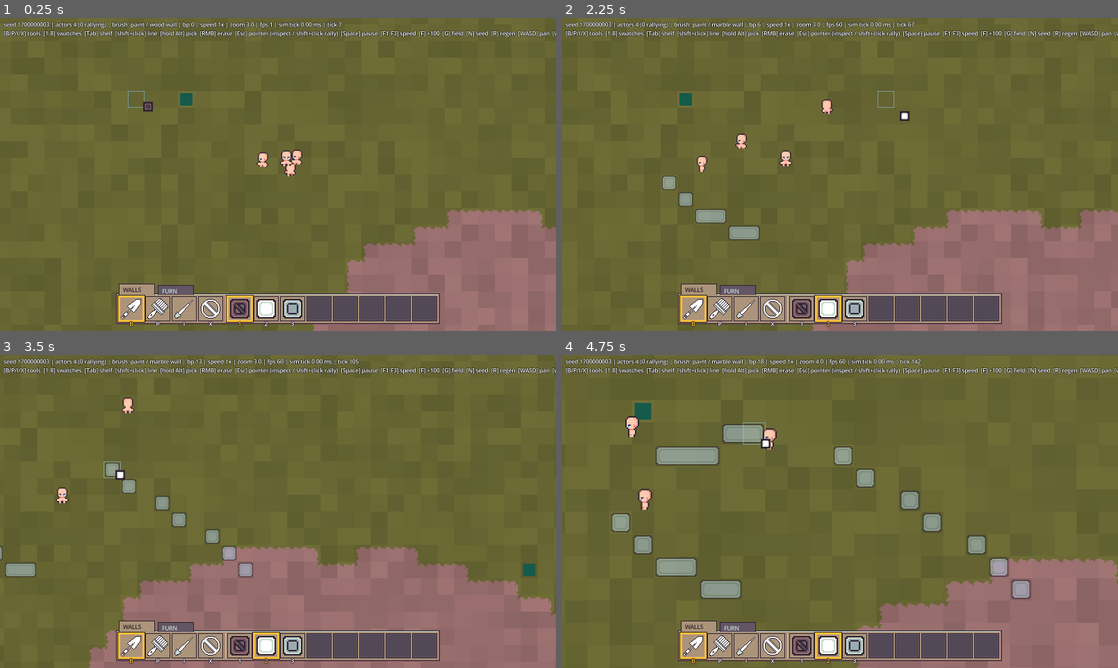
Above: before the commit, frames 1-4 (two rows, left to right).
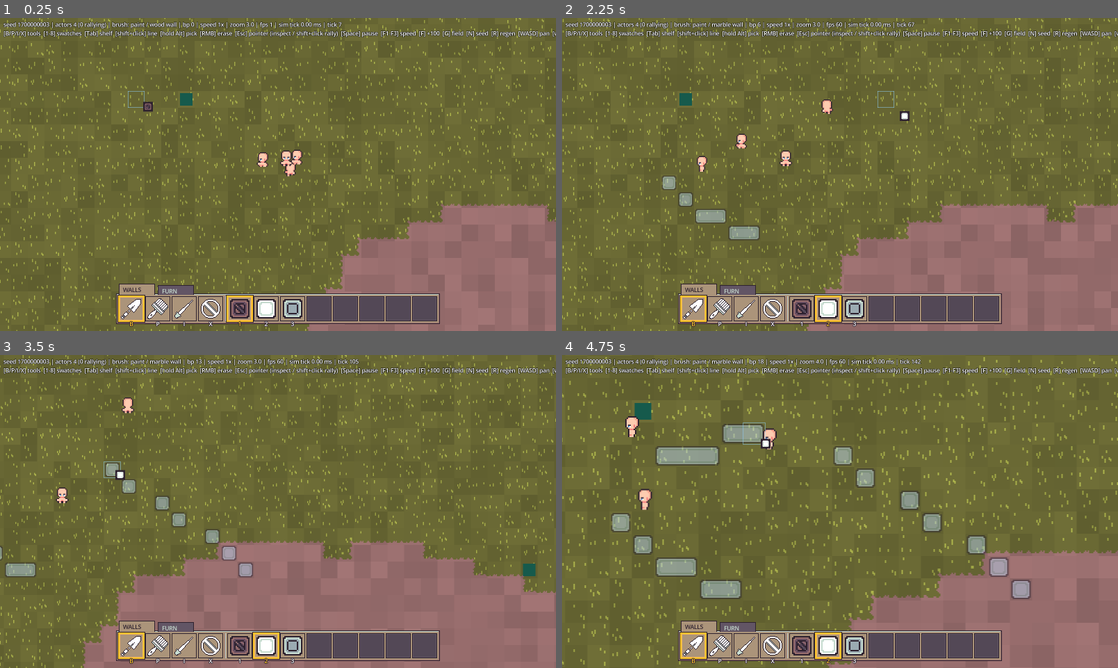
Above: after the commit, the same moments.

Repository: young-steveo/colony-sim
Game: Godot game, scene res://game/main.tscn
Two runs of this game, one before a commit and one after it. Both use one fixed random seed, a clock stepped at 60 frames per second and the inputs below.
Inputs (mouse positions are in pixels of both pictures, inside the frame that each line leads up to):
- Up to frame 1 (0.25 s): no input
- Up to frame 2 (2.25 s): drag from (840, 302) to (895, 105) at 0.52 s; drag from (728, 190) to (812, 237) at 1.27 s; move the mouse to (895, 105) at 2.02 s; hold D (pan_right) from 2.03 s (still down); hold B (tool_paint) from 2.03 s (still down)
- Up to frame 3 (3.5 s): release D (pan_right) at 2.75 s; release B (tool_paint) at 2.75 s; drag from (250, 574) to (111, 464) at 2.77 s
- Up to frame 4 (4.75 s): move the mouse to (1006, 558) at 3.52 s; hold A (pan_left) 3.53-4.25 s; hold Mouse wheel up (zoom_in) 3.53-4.25 s; drag from (673, 464) to (756, 433) at 4.27 s

The runs differ from the first frame. In frame 1, 5.1% of the frame differs, in the area x 0-100%, y 0-100%; in frame 2, 5.2%; in frame 3, 5.8%; in frame 4, 5.8%.

Commit message:
Six terrain sheets derived from the dirt donor; grass surface pass live
Stephen's dirt.png (silhouette, scallops, seam discipline) recolored and
re-textured per material via tools/gen_terrain_sheets.gd: stone (cracks),
grass (blade ticks), fertile dirt (dark clumps), rocky dirt (stone-ramp
pebbles), sand (rare ripples), mud (pools + wet glints). Starting points
for hand refinement, deterministic and cell-local.

Renderer grows the surface overlay pass: substrates autotile against
substrates (dirt runs continuously under grass), sheeted surfaces draw
on top, grass fringe reveals real dirt art. Stone + grass wired in
terrain.json; fertile/rocky/sand/mud staged until the worldgen fields
session (elevation + rainfall + soil depth) gives them somewhere to be.

Co-Authored-By: Claude Fable 5 <noreply@anthropic.com>

Diff:
--- a/content/terrain/terrain.json
+++ b/content/terrain/terrain.json
@@ -2,9 +2,9 @@
 	"materials": [
 		{ "id": "water", "color": "#0b5e65", "walkable": false },
 		{ "id": "dirt", "color": "#966c6c", "walkable": true, "sheet": "res://content/terrain/dirt.png" },
-		{ "id": "stone", "color": "#7f708a", "walkable": true }
+		{ "id": "stone", "color": "#7f708a", "walkable": true, "sheet": "res://content/terrain/stone.png" }
 	],
 	"surfaces": [
-		{ "id": "grass", "color": "#676633" }
+		{ "id": "grass", "color": "#676633", "sheet": "res://content/terrain/grass.png" }
 	]
 }
--- a/render/terrain_renderer.gd
+++ b/render/terrain_renderer.gd
@@ -16,19 +16,14 @@
 ## cells, which is what keeps big fields from reading as a stamp grid.
 ## Terrain is immutable in v1, so build() runs once per map.
 ##
-## Tile stack: a cell's VISIBLE identity is its surface when it has one
-## (grass fully covers its dirt while surfaces are flat placeholders),
-## else its substrate. Autotiling and neighbor-reveal both run on visible
-## identity, so bare dirt scallops against grass fields. When the first
-## surface SHEET lands (grass art), surfaces become a second overlay pass
-## and substrate connectivity switches to substrate-only — the grass
-## fringe will reveal dirt art through its own transitions instead.
+## Tile stack: substrates autotile against substrates (dirt runs
+## CONTINUOUSLY under grass fields), and sheeted surfaces are a second
+## overlay pass on top — the grass fringe reveals real dirt art through
+## its own transitions. A surface without art yet still flat-covers its
+## cell in the base pass, so future sheetless surfaces degrade gracefully.
 
 const TILE_PX := 16
 const BLOB_SHADER := preload("res://render/autotile_blob.gdshader")
-# Visible-id space: substrates use their byte; surfaced cells map above
-# this base so the two can never collide.
-const SURFACE_ID_BASE := 256
 
 # Neighbor scan order for the reveal color: cardinals first — an edge cell
 # shows the material it directly abuts, diagonals only decide corners.
@@ -44,7 +39,10 @@
 	_build_base(world, defs)
 	for mat: int in defs.count():
 		if defs.sheets[mat] != "":
-			_build_overlay(world, defs, mat)
+			_build_overlay(world, defs.sheets[mat], world.tiles, mat, defs.ids[mat])
+	for s: int in range(1, defs.surface_ids.size()):
+		if defs.surface_sheets[s] != "":
+			_build_overlay(world, defs.surface_sheets[s], world.surfaces, s, defs.surface_ids[s])
 
 
 func _build_base(world: SimWorld, defs: TerrainDefs) -> void:
@@ -56,11 +54,16 @@
 	var img := Image.create(world.width, world.height, false, Image.FORMAT_RGB8)
 	for y: int in world.height:
 		for x: int in world.width:
-			var vid := _visible_id(world, x, y)
-			var sheeted := vid < SURFACE_ID_BASE and defs.sheets[vid] != ""
-			if sheeted:
-				vid = _reveal_id(world, x, y, vid)
-			var c := _visible_color(defs, vid)
+			var cell := y * world.width + x
+			var mat := world.tiles[cell]
+			var surf := world.surfaces[cell]
+			var c: Color
+			if surf != SimWorld.SURF_NONE and defs.surface_sheets[surf] == "":
+				c = defs.surface_colors[surf]  # sheetless surface flat-covers
+			elif defs.sheets[mat] != "":
+				c = defs.colors[_reveal_substrate(world, x, y, mat)]
+			else:
+				c = defs.colors[mat]
 			var k := SimRng.combine(SimRng.combine(shade_key, x), y)
 			var shade := 0.92 + 0.16 * SimRng.randf(k)
 			img.set_pixel(x, y, Color(c.r * shade, c.g * shade, c.b * shade))
@@ -68,45 +71,38 @@
 	add_child(base)
 
 
-static func _visible_id(world: SimWorld, x: int, y: int) -> int:
-	var cell := clampi(y, 0, world.height - 1) * world.width + clampi(x, 0, world.width - 1)
-	var s := world.surfaces[cell]
-	return SURFACE_ID_BASE + s if s != SimWorld.SURF_NONE else world.tiles[cell]
+## What shows through a sheeted substrate's transition notches: the first
+## different neighbor substrate in scan order, or the cell's own material
+## when fully interior (covered by the overlay anyway).
+func _reveal_substrate(world: SimWorld, x: int, y: int, mat: int) -> int:
+	for offset: Vector2i in NEIGHBOR_ORDER:
+		var n := world.tile_at(
+			clampi(x + offset.x, 0, world.width - 1), clampi(y + offset.y, 0, world.height - 1))
+		if n != mat:
+			return n
+	return mat
 
 
-static func _visible_color(defs: TerrainDefs, vid: int) -> Color:
-	if vid >= SURFACE_ID_BASE:
-		return defs.surface_colors[vid - SURFACE_ID_BASE]
-	return defs.colors[vid]
-
-
-## What shows through a sheeted cell's transition notches: the first
-## visibly different neighbor in scan order, or the cell's own identity
-## when fully interior (covered by the overlay anyway).
-func _reveal_id(world: SimWorld, x: int, y: int, vid: int) -> int:
-	for offset: Vector2i in NEIGHBOR_ORDER:
-		var n := _visible_id(world, x + offset.x, y + offset.y)
-		if n != vid:
-			return n
-	return vid
-
-
-func _build_overlay(world: SimWorld, defs: TerrainDefs, mat: int) -> void:
-	var tex: Texture2D = load(defs.sheets[mat])
+## One blob layer: `layer` is the byte array it reads (substrates or
+## surfaces) and `value` the id it matches — same autotiler either way.
+func _build_overlay(
+	world: SimWorld, sheet: String, layer: PackedByteArray, value: int, id_str: String
+) -> void:
+	var tex: Texture2D = load(sheet)
 	var variants := _interior_variants(tex)
-	var variant_key := SimRng.key([world.world_seed, "terrain_variant", defs.ids[mat]])
+	var variant_key := SimRng.key([world.world_seed, "terrain_variant", id_str])
 
 	var cells := PackedInt32Array()
 	for cell: int in world.width * world.height:
-		if world.tiles[cell] == mat and world.surfaces[cell] == SimWorld.SURF_NONE:
+		if layer[cell] == value:
 			var _e: bool = cells.push_back(cell)
 
-	var layer := MultiMeshInstance2D.new()
-	layer.texture_filter = CanvasItem.TEXTURE_FILTER_NEAREST
-	layer.texture = tex
+	var layer_node := MultiMeshInstance2D.new()
+	layer_node.texture_filter = CanvasItem.TEXTURE_FILTER_NEAREST
+	layer_node.texture = tex
 	var shader_mat := ShaderMaterial.new()
 	shader_mat.shader = BLOB_SHADER
-	layer.material = shader_mat
+	layer_node.material = shader_mat
 	var mm := MultiMesh.new()
 	mm.transform_format = MultiMesh.TRANSFORM_2D
 	mm.use_custom_data = true
@@ -115,8 +111,8 @@
 	quad.size = Vector2(TILE_PX, TILE_PX)
 	mm.mesh = quad
 	mm.instance_count = cells.size()
-	layer.multimesh = mm
-	add_child(layer)
+	layer_node.multimesh = mm
+	add_child(layer_node)
 	# Same hashed per-tile shade the base pass uses — without it, sheeted
 	# terrain renders uniformly bright and reads flatter than the flat
 	# colors around it.
@@ -131,10 +127,10 @@
 		@warning_ignore("integer_division")
 		var y := cell / w
 		var mask := Autotile.mask_from(
-			_same(world, x, y - 1, mat), _same(world, x + 1, y, mat),
-			_same(world, x, y + 1, mat), _same(world, x - 1, y, mat),
-			_same(world, x + 1, y - 1, mat), _same(world, x + 1, y + 1, mat),
-			_same(world, x - 1, y + 1, mat), _same(world, x - 1, y - 1, mat))
+			_same(layer, world, x, y - 1, value), _same(layer, world, x + 1, y, value),
+			_same(layer, world, x, y + 1, value), _same(layer, world, x - 1, y, value),
+			_same(layer, world, x + 1, y - 1, value), _same(layer, world, x + 1, y + 1, value),
+			_same(layer, world, x - 1, y + 1, value), _same(layer, world, x - 1, y - 1, value))
 		var sheet_cell := Autotile.cell_for(mask)
 		if sheet_cell == interior_cell and variants.size() > 1:
 			var roll := SimRng.randf(SimRng.combine(variant_key, cell))
@@ -147,11 +143,13 @@
 		mm.set_instance_color(i, Color(shade, shade, shade))
 
 
-## Same-visible-identity check with clamp-to-edge semantics: the map
-## border acts as a continuation, so edge-of-map terrain never draws a
-## transition against the void.
-static func _same(world: SimWorld, x: int, y: int, mat: int) -> bool:
-	return _visible_id(world, x, y) == mat
+## Same-value check on a terrain layer with clamp-to-edge semantics: the
+## map border acts as a continuation, so edge-of-map terrain never draws
+## a transition against the void.
+static func _same(layer: PackedByteArray, world: SimWorld, x: int, y: int, value: int) -> bool:
+	var cx := clampi(x, 0, world.width - 1)
+	var cy := clampi(y, 0, world.height - 1)
+	return layer[cy * world.width + cx] == value
 
 
 ## Interior pool: the canonical fully-surrounded cell plus every non-empty
--- /dev/null
+++ b/tools/gen_terrain_sheets.gd
@@ -0,0 +1,140 @@
+extends SceneTree
+## ONE-SHOT BOOTSTRAP — re-running OVERWRITES content/terrain/*.png,
+## including any hand-edits made in PyxelEdit since. Git history is
+## the undo. Derives material sheets from dirt.png (the donor).
+## One-shot bootstrap: derive terrain sheets from Stephen's dirt.png
+## (the structural donor — silhouette, scallops, seam discipline all his).
+## Per material: recolor the mask to its base, then stamp cell-local
+## character features per the art-direction session. Features never touch
+## transparent pixels (edges stay his) and never cross 16px cell bounds.
+
+const CELL := 16
+const COLS := 12
+const ROWS := 5
+
+class Rng:
+	var state: int
+	func _init(seed_v: int) -> void:
+		state = seed_v if seed_v != 0 else 1
+	func next() -> int:
+		state = (state * 6364136223846793005 + 1442695040888963407) & 0x7FFFFFFFFFFFFFFF
+		return state >> 16
+	func range_i(lo: int, hi: int) -> int:
+		return lo + next() % (hi - lo + 1)
+	func chance(p: float) -> bool:
+		return float(next() % 10000) / 10000.0 < p
+
+func _init() -> void:
+	var donor := Image.load_from_file(ProjectSettings.globalize_path("res://content/terrain/dirt.png"))
+	_gen(donor, "stone", Color("7f708a"), _stone_features)
+	_gen(donor, "grass", Color("676633"), _grass_features)
+	_gen(donor, "dirt_fertile", Color("9e4539"), _fertile_features)
+	_gen(donor, "dirt_rocky", Color("966c6c"), _rocky_features)
+	_gen(donor, "sand", Color("ab947a"), _sand_features)
+	_gen(donor, "mud", Color("4c3e24"), _mud_features)
+	print("done")
+	quit()
+
+func _gen(donor: Image, id: String, base: Color, features: Callable) -> void:
+	var img := Image.create(donor.get_width(), donor.get_height(), false, Image.FORMAT_RGBA8)
+	for y: int in donor.get_height():
+		for x: int in donor.get_width():
+			if donor.get_pixel(x, y).a > 0.0:
+				img.set_pixel(x, y, base)
+	for cy: int in ROWS:
+		for cx: int in COLS:
+			var rng := Rng.new(hash(id) ^ (cy * COLS + cx + 7777))
+			features.call(img, donor, cx * CELL, cy * CELL, rng)
+	var _e := img.save_png(ProjectSettings.globalize_path("res://content/terrain/%s.png" % id))
+	print(id)
+
+## Every target pixel (plus nothing else) must be opaque in the donor.
+func _stamp(img: Image, donor: Image, pts: Array, color: Color) -> bool:
+	for p: Vector2i in pts:
+		if p.x < 0 or p.y < 0 or p.x >= donor.get_width() or p.y >= donor.get_height():
+			return false
+		if donor.get_pixel(p.x, p.y).a == 0.0:
+			return false
+	for p: Vector2i in pts:
+		img.set_pixel(p.x, p.y, color)
+	return true
+
+## Stone: mostly dead flat; ~1/3 of cells carry one thin crack (a short
+## 1px random walk), the rest silence. Cracks read, dots sparkle.
+func _stone_features(img: Image, donor: Image, ox: int, oy: int, rng: Rng) -> void:
+	if not rng.chance(0.35):
+		return
+	var x := ox + rng.range_i(3, 11)
+	var y := oy + rng.range_i(3, 11)
+	var pts: Array = []
+	var dir_x := 1 if rng.chance(0.5) else -1
+	for s: int in rng.range_i(3, 5):
+		pts.append(Vector2i(x, y))
+		x += dir_x if rng.chance(0.7) else 0
+		y += 1 if rng.chance(0.6) else 0
+		if x < ox + 1 or x > ox + 14 or y > oy + 14:
+			break
+	var _ok := _stamp(img, donor, pts, Color("625565"))
+
+## Grass: short vertical blade ticks, one step up-ramp, sparse.
+func _grass_features(img: Image, donor: Image, ox: int, oy: int, rng: Rng) -> void:
+	for i: int in rng.range_i(3, 5):
+		var x := ox + rng.range_i(1, 14)
+		var y := oy + rng.range_i(1, 12)
+		var len_px := rng.range_i(2, 3)
+		var pts: Array = []
+		for dy: int in len_px:
+			pts.append(Vector2i(x, y + dy))
+		var _ok := _stamp(img, donor, pts, Color("a2a947"))
+
+## Fertile: darker clumps, slightly denser than dirt ever was — abundance,
+## not decoration. Low contrast (one ramp step down).
+func _fertile_features(img: Image, donor: Image, ox: int, oy: int, rng: Rng) -> void:
+	for i: int in rng.range_i(3, 4):
+		var x := ox + rng.range_i(1, 13)
+		var y := oy + rng.range_i(1, 13)
+		var pts: Array = [Vector2i(x, y), Vector2i(x + 1, y)]
+		if rng.chance(0.5):
+			pts.append(Vector2i(x + rng.range_i(0, 1), y + 1))
+		var _ok := _stamp(img, donor, pts, Color("7a3045"))
+
+## Rocky dirt: the one deliberate cross-ramp — stone-colored pebbles with
+## an ink-side shadow pixel; "don't farm here" is information.
+func _rocky_features(img: Image, donor: Image, ox: int, oy: int, rng: Rng) -> void:
+	for i: int in rng.range_i(1, 2):
+		var x := ox + rng.range_i(2, 12)
+		var y := oy + rng.range_i(2, 12)
+		var pts: Array = [
+			Vector2i(x, y), Vector2i(x + 1, y), Vector2i(x, y + 1), Vector2i(x + 1, y + 1),
+		]
+		if _stamp(img, donor, pts, Color("7f708a")):
+			var _s := _stamp(img, donor, [Vector2i(x + 1, y + 1)], Color("625565"))
+			var _g := _stamp(img, donor, [Vector2i(x, y)], Color("9babb2"))
+
+## Sand: flattest of all — a rare short horizontal ripple, base-shade.
+func _sand_features(img: Image, donor: Image, ox: int, oy: int, rng: Rng) -> void:
+	if not rng.chance(0.45):
+		return
+	for i: int in rng.range_i(1, 2):
+		var x := ox + rng.range_i(1, 10)
+		var y := oy + rng.range_i(2, 13)
+		var pts: Array = []
+		for dx: int in rng.range_i(3, 4):
+			pts.append(Vector2i(x + dx, y))
+		var _ok := _stamp(img, donor, pts, Color("966c6c"))
+
+## Mud: dark pools plus the one licensed sparkle — single-pixel wet
+## glints, sparse, so still pools and matte patches both exist.
+func _mud_features(img: Image, donor: Image, ox: int, oy: int, rng: Rng) -> void:
+	if rng.chance(0.4):
+		var x := ox + rng.range_i(2, 11)
+		var y := oy + rng.range_i(2, 12)
+		var pts: Array = [
+			Vector2i(x, y), Vector2i(x + 1, y), Vector2i(x + 2, y),
+			Vector2i(x + rng.range_i(0, 1), y + 1), Vector2i(x + 1 + rng.range_i(0, 1), y + 1),
+		]
+		var _ok := _stamp(img, donor, pts, Color("313638"))
+	if rng.chance(0.5):
+		for i: int in rng.range_i(1, 2):
+			var p := Vector2i(ox + rng.range_i(1, 14), oy + rng.range_i(1, 14))
+			var _g := _stamp(img, donor, [p], Color("7f708a"))
Binary file added: content/terrain/dirt_fertile.png
Not shown, added: content/terrain/dirt_fertile.png.import
Binary file added: content/terrain/dirt_rocky.png
Not shown, added: content/terrain/dirt_rocky.png.import
Binary file added: content/terrain/grass.png
Not shown, added: content/terrain/grass.png.import
Binary file added: content/terrain/mud.png
Not shown, added: content/terrain/mud.png.import
Binary file added: content/terrain/sand.png
Not shown, added: content/terrain/sand.png.import
Binary file added: content/terrain/stone.png
Not shown, added: content/terrain/stone.png.import
